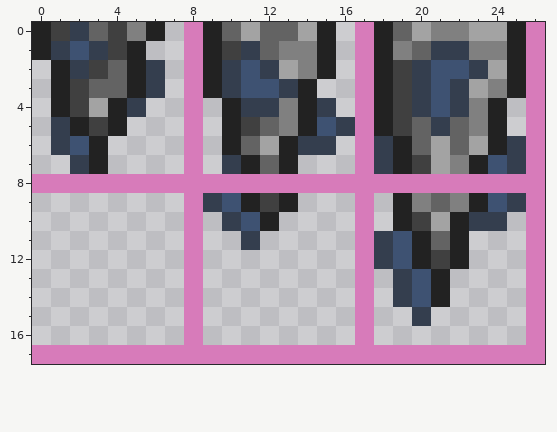
Two states of a pixel-art sprite, Tiles/Plants/LeadPlant.png. The first picture shows the starting point.
The file is 54x36 pixels, drawn in blocks of 2x2; one block is one cell here. Colours within 5 levels of each other are drawn and written as one.
After:
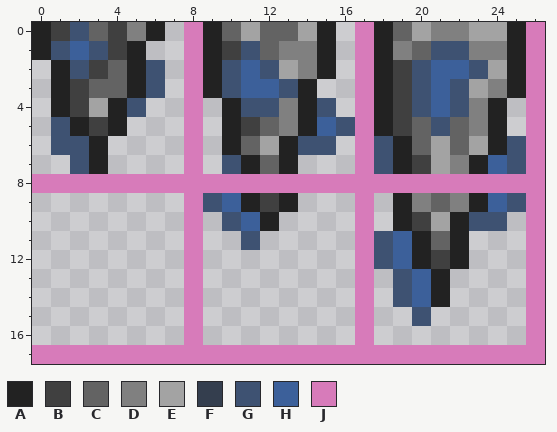
Palette (. is transparent): A #222222  B #404040  C #636363  D #808080  E #a3a3a3  F #343e4e  G #3e5272  H #3c609a  J #d77bba
From old to new:
{"y":0,"x":2,"old":"F","new":"G"}
{"y":1,"x":1,"old":"FGF","new":"GHG"}
{"y":1,"x":11,"old":"F","new":"G"}
{"y":1,"x":21,"old":"FF","new":"GG"}
{"y":2,"x":2,"old":"F","new":"G"}
{"y":2,"x":6,"old":"F","new":"G"}
{"y":2,"x":10,"old":"FGF","new":"GHG"}
{"y":2,"x":20,"old":"FGGF","new":"GHHG"}
{"y":3,"x":6,"old":"F","new":"G"}
{"y":3,"x":10,"old":"FGGF","new":"GHHG"}
{"y":3,"x":20,"old":"FGF","new":"GHG"}
{"y":4,"x":5,"old":"F","new":"G"}
{"y":4,"x":11,"old":"FF","new":"GG"}
{"y":4,"x":15,"old":"F","new":"G"}
{"y":4,"x":20,"old":"FGF","new":"GHG"}
{"y":5,"x":1,"old":"F","new":"G"}
{"y":5,"x":15,"old":"GF","new":"HG"}
{"y":5,"x":21,"old":"F","new":"G"}
{"y":6,"x":1,"old":"F","new":"G"}
{"y":6,"x":14,"old":"FF","new":"GG"}
{"y":6,"x":18,"old":"F","new":"G"}
{"y":6,"x":25,"old":"F","new":"G"}
{"y":7,"x":2,"old":"F","new":"G"}
{"y":7,"x":10,"old":"F","new":"G"}
{"y":7,"x":18,"old":"F","new":"G"}
{"y":7,"x":24,"old":"GF","new":"HG"}
{"y":9,"x":9,"old":"FG","new":"GH"}
{"y":9,"x":24,"old":"GF","new":"HG"}
{"y":10,"x":10,"old":"FG","new":"GH"}
{"y":10,"x":23,"old":"FF","new":"GG"}
{"y":11,"x":11,"old":"F","new":"G"}
{"y":11,"x":18,"old":"FG","new":"GH"}
{"y":12,"x":18,"old":"FG","new":"GH"}
{"y":13,"x":19,"old":"FG","new":"GH"}
{"y":14,"x":19,"old":"FG","new":"GH"}
{"y":15,"x":20,"old":"F","new":"G"}
{"label":"changed","picture_box":[51,22,526,326]}
